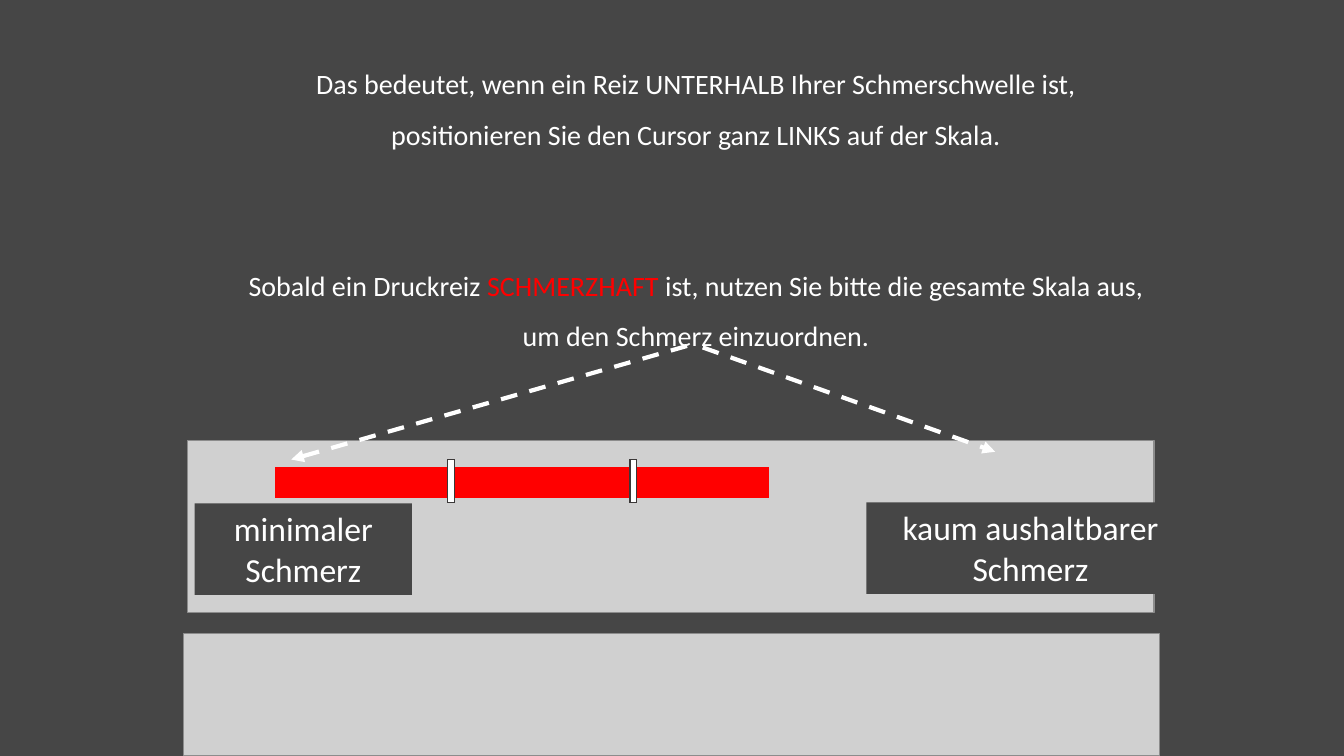
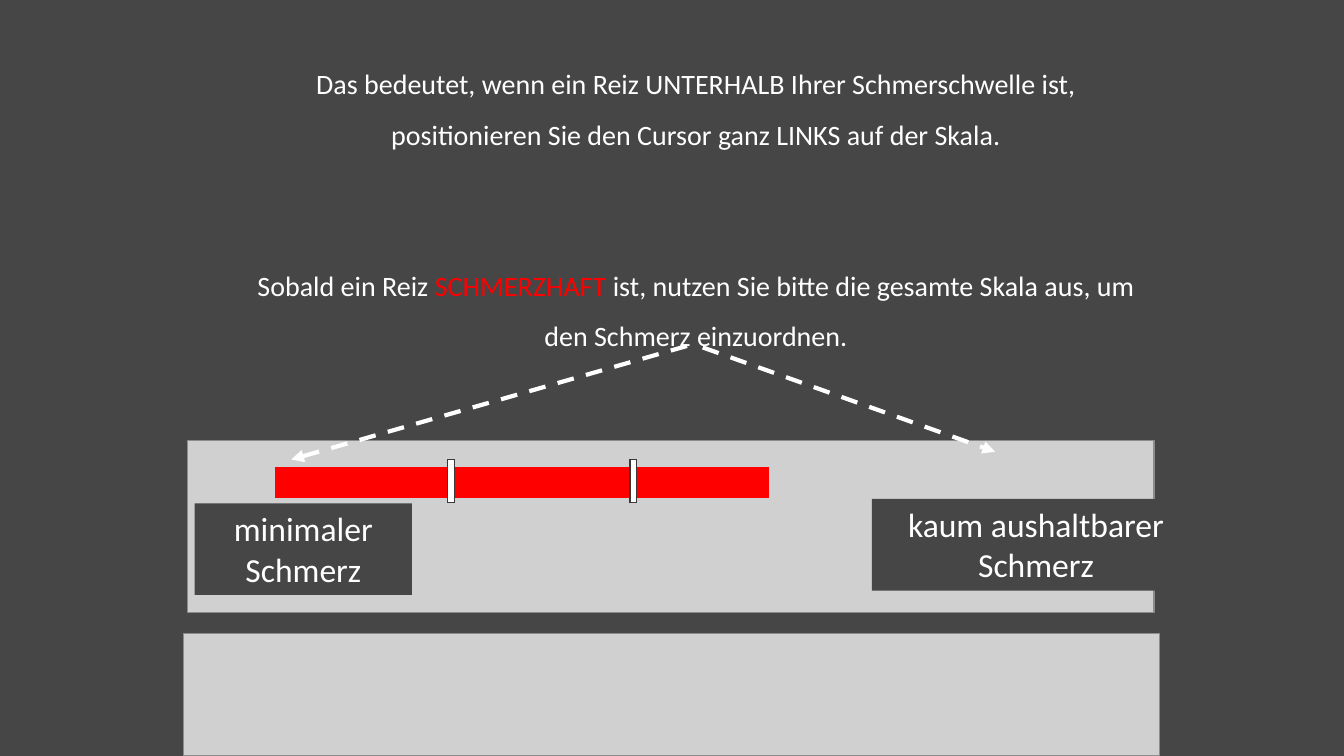
Before and after one commit to Nian-Jingqing/PEEP_fMRI, a slide deck: slide 13 of utils/img/VAS_Paradigm_Visuals.pptx. Drawn at 1344x756 pixels with LibreOffice and Linux fonts; fonts in the diff are those of the drawing; grey boxes stand for pictures. Boxes give left, top, right and bottom in pixels: in the first picture for what was removed or moved away, otherwise in the second. Text is boxed around its words. In the diff, an @@ line names an element or a change of style, - is before the commit and + after.

```diff
--- a/utils/img/VAS_Paradigm_Visuals.pptx
+++ b/utils/img/VAS_Paradigm_Visuals.pptx
@@ text at <box>257,276,1134,353</box>: text changed @@
-Sobald ein Druckreiz SCHMERZHAFT ist, nutzen Sie bitte die gesamte Skala aus, um den Schmerz einzuordnen.
+Sobald ein Reiz SCHMERZHAFT ist, nutzen Sie bitte die gesamte Skala aus, um den Schmerz einzuordnen.
@@ rectangle "kaum aushaltbarer": place and size @@
-rectangle "kaum aushaltbarer" at <box>866,502,1195,594</box>
+rectangle "kaum aushaltbarer" at <box>872,499,1201,591</box>
```
Also in this commit, not shown: 2 other slides changed, 17 other files.
